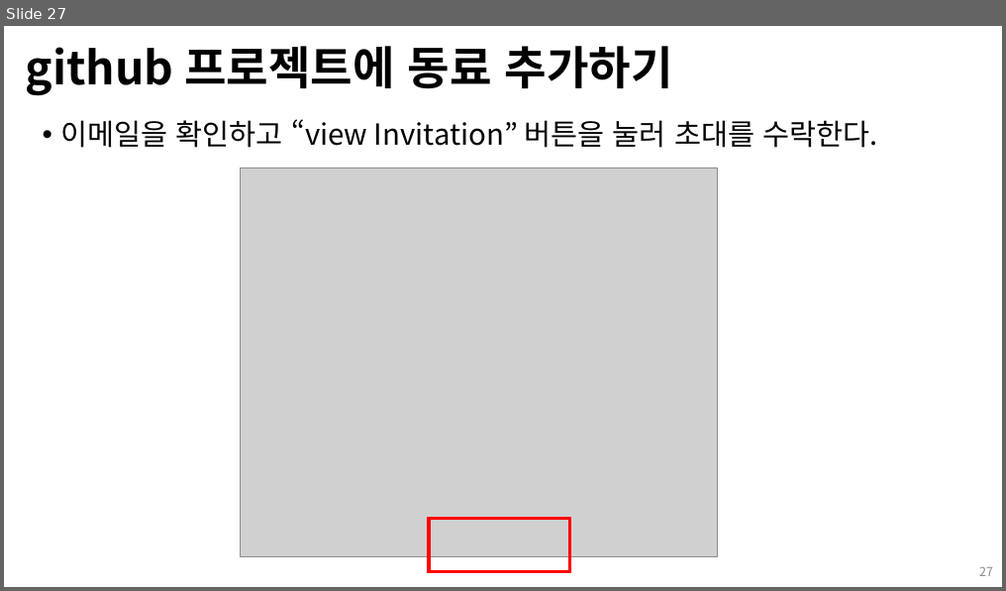
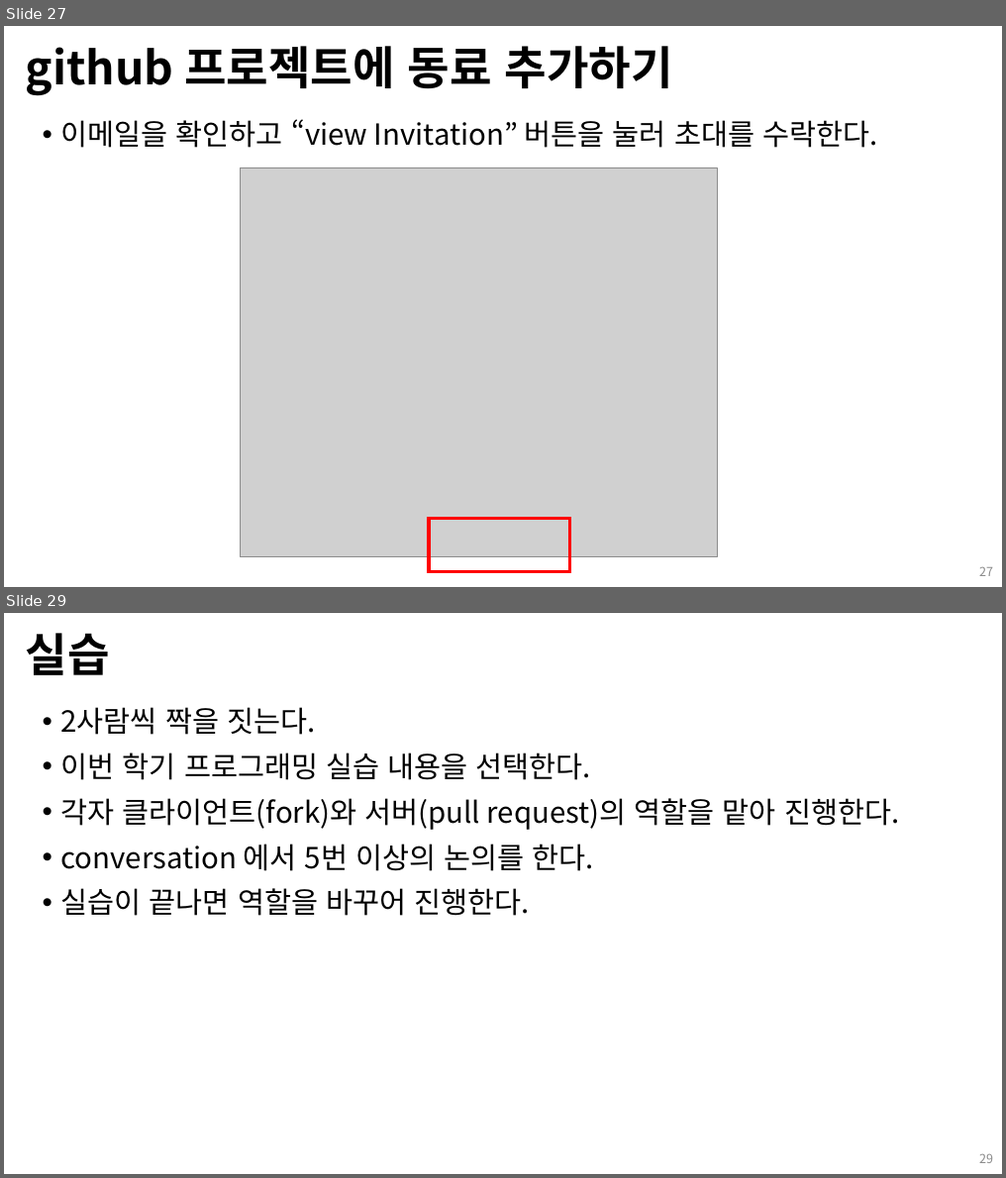
Before and after one commit to Open-Source-Programming/OpenSource-Lec, a slide deck: 11-GitHub3-협업.pptx. Shown one above the other, each under a label of ours: slide 27 before the commit, slides 27 and 29 after it; the slides between them are not shown. The pictures are 1006x591 and 1006x1178 pixels, drawn with LibreOffice and Linux fonts; fonts in the diff are those of the drawing; grey boxes stand for pictures; background and template pictures are left out. Boxes give left, top, right and bottom in pixels: in the first picture for what was removed or moved away, otherwise in the second. Text is boxed around its words. In the diff, an @@ line names an element or a change of style, - is before the commit and + after.

Commit message:
실습 추가

```diff
--- a/11-GitHub3-협업.pptx
+++ b/11-GitHub3-협업.pptx
@@ slide 29 added at [4,613,1002,1174], background #FFFFFF @@
@@ title added at [26,633,110,675], 44 pt, text #000000, bold @@
+실습
@@ text added at [61,707,899,916], 28 pt, text #000000 @@
+• 2사람씩 짝을 짓는다.
+• 이번 학기 프로그래밍 실습 내용을 선택한다.
+• 각자 클라이언트(fork)와 서버(pull request)의 역할을 맡아 진행한다.
+• conversation 에서 5번 이상의 논의를 한다.
+• 실습이 끝나면 역할을 바꾸어 진행한다.
@@ page number added at [979,1155,993,1163], 12 pt, text #8C8C8C @@
+29
```
Also in this commit, not shown: 6 slides changed.
